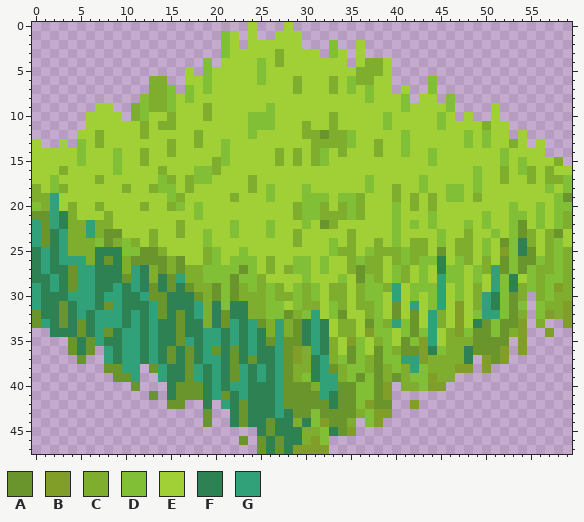
Pixel-art sprite: res/Tiles/grass_plain_tile.png. Above is the file before it was changed.
The file is 60x48 pixels.
Palette (. is transparent): A #6a942c  B #819f28  C #7fad2e  D #81bf36  E #a0d035  F #2e8153  G #30a178
Pixels before, first column x 0:
 0 ........................E...E...............................
 1 .....................DE.E..EEE..............................
 2 .....................DE.EEEEEE...D..E.......................
 3 .....................DEEEEECEEEE.DE.E.......................
 4 ...................D.EEEEDECEEEEEEE.ECCE....................
 5 .................E.DEEEEEDEEEEEEEEEECCCE....................
 6 .............CC..EEDEEEEEDEEECEEECEDCCEE....D...............
 7 .............CCD.DEDEEEEEEEEECEEECEDEDEE.E..D...............
 8 ............DCCDEDEEEEEEEEEEEEEEEEEEEDEEED.EE.D.............
 9 .......EE..CDCCDEEECEEEEEEDEEEEEEEEEEEEEEDEEEED....E........
10 ......EEEE.CDEECEEECEEEEDDDEEEEEECEEEEEDEEEEEDE.E..E........
11 ......EEEEEECECCEEEEEEEEDDDEEECEECEEEEEDEEEEEDEEEECEE.......
12 .....EECEEEECEEEEECEEEEEDEEEEECCACCDEEEEEDEEEEEEDEDEE.E.....
13 E..E.DECEEEEEEECEECEEDEEEEEEEEECCCCDEECEEDEEEEEEDEDEECE.E...
14 EEEEEDEEEDEECEECEEEEEDEEEEECECECDECEEECEEDEEDEEEEEEEDEEEE...
15 EEEEEDEEEDEECEEEEEEECDEEEEECECECDEEEEEEEEEEEDEEEEEEEDEDEEEC.
16 EEECEEEEEDEEEECEEEDDCEEEEEEEEEEEEEEEEEEEEEEEEEEEEDEECEDCECEE
17 EEDEEEECEEEEEEDCECDDEEEECEEEEEEEEEEEEDEEEEEDEEEEEDEECEECECCD
18 CEDCEEEEEECEECDDECEEEEEECEDEEEDEEEEEEDEECEEDEEDDEDEEEEEEEDED
19 CCGEEEEEEEEEEEEDCEEEEECEEEDEEEDDDEDDCEEECECECEDDECEEEEEEEEDA
20 DCGECEECEEEECEECDEDEEEEEEEEEECDDCECDCEEEDECECEEEEEEEEDEEDEDD
21 AAGFCEEECEEEEEEEEEDEEEEEEEEEECDDCCCDCEEEDEEEDEEEEEDEEDDEDEDC
22 GAGFCCGCCEEEEEEECEEEEEDEEEDEEEDEACEEEEEEDEDEDEEEDEDEEDAEDEDC
23 GAFGCCGCAAEEECEECEEDEEDEEEDEECEEEEECEEEEDEEEEDEECEEDEDACECAE
24 GAFGCCCDACDCECEEEEEDEEEEEEEEECEEEDECEECEDECCEDECCEDEADFCECDE
25 FGFGCCCFFFDDAACEEEECDEEDEEEEEEEEEDCCEDCCCDCCEAECCEDEBDFAECDC
26 FGFGGGCFAFCAAAACAEECDEDDDECEEDDEDEECDCCECDCDDFEDCECEADAADCDC
27 FGFFAGGFFFCGFCACACCDDDDADECECDDEDEECACCEDCEDEFDDEDCGADADCCDC
28 FFGFAGGFFFAGFCFAGCCDDDADDCEEEEDEEEDEADCEDCEDEGDDEDEGDFEDCDDC
29 GFGFAGGFFGFGFAFAFACCADACDCDCEDCDECCECDDCGEDDDGEDECEGDFCDCDBC
30 GFFFGGGFGGFFGAAFFFACADACCCDCCDCDECCECDDEGEDEDGEDECGFDAC.CDCC
31 GFFAFGGFAGFFFGAFFFGCFDFFCCDDEDCCEDCECCDEAEGEDGEBECGFDAD.DCCB
32 AFFAFGFGGGFGFGAFAFGCFAFFCCDDACDGEDAEECDEAEAEGCEBEDGGDAC.DBCB
33 AGFAFAFGGGFGFGFFAFFCFAGFGACGCAFGFECCEADCGDAEGCEBEFADAAB.C..B
34 ..FFFAFGAFGGFGFFAFFGGFGFGFCGCAFGFECCEBDDEDADGECBDAADACB..B..
35 ....AFAGFFGGFGFFAGFGGFGFGFAGAAFGFCEBDECDEADBGECCCAAAA.B.....
36 ....AFA.GFGGFGFAFAFGAFAFGFFGABCGFCEADEADCAABFDCCFAAAB.B.....
37 .....A..GFGGFGFAFAFGGFAFAFFGABCFGCDADCADDGGBCCCCF.BAB.......
38 ........AAGG.AGFFAGFGFAGFGFGACCFGACDDCACDCGDCCCBB.B.........
39 .........AAG..GFFAGFGFAGFGFGACDFGGCDADACACDDBCC.............
40 ...........A...FAAAFGFGGFFFGAAACGGAADDAB.CCDBB..............
41 .............A.FAAAFGAFGFFFGAAAAGFAADDAB....................
42 ...............AA..F.GFAFFFGAAAAAFAADBAA..B.................
43 ...................A..FAFFFGFAADAAAACDBB....................
44 ...................A..FAFFAFFCFDBAAC.DB.....................
45 .........................FAFFFCCDFAB........................
46 .......................A.AFAFFCBD...........................
47 .........................AFAFBBBB...........................
After the commit:
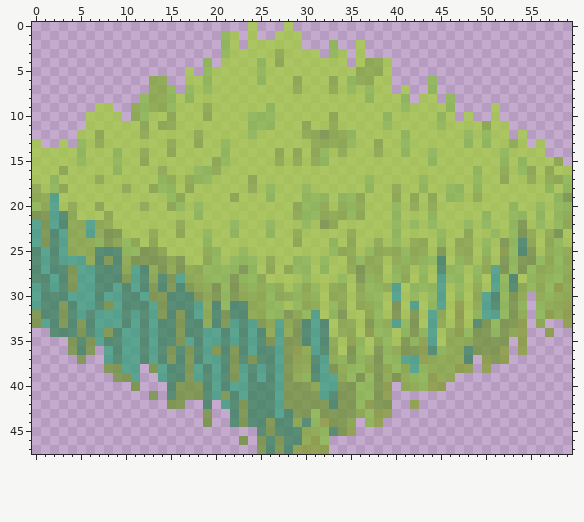
What changed:
Colour A changes from #6a942c to #6a942cb5.
Colour B changes from #819f28 to #819f28b5.
Colour C changes from #7fad2e to #7fad2eb5.
Colour D changes from #81bf36 to #81bf36b5.
Colour E changes from #a0d035 to #a0d035b5.
Colour F changes from #2e8153 to #2e8153b5.
Colour G changes from #30a178 to #30a178b5.
Boxes around the changes in both pictures, in picture pixels (x1, y1, x2, y2):
changed: (32, 22, 572, 454)
